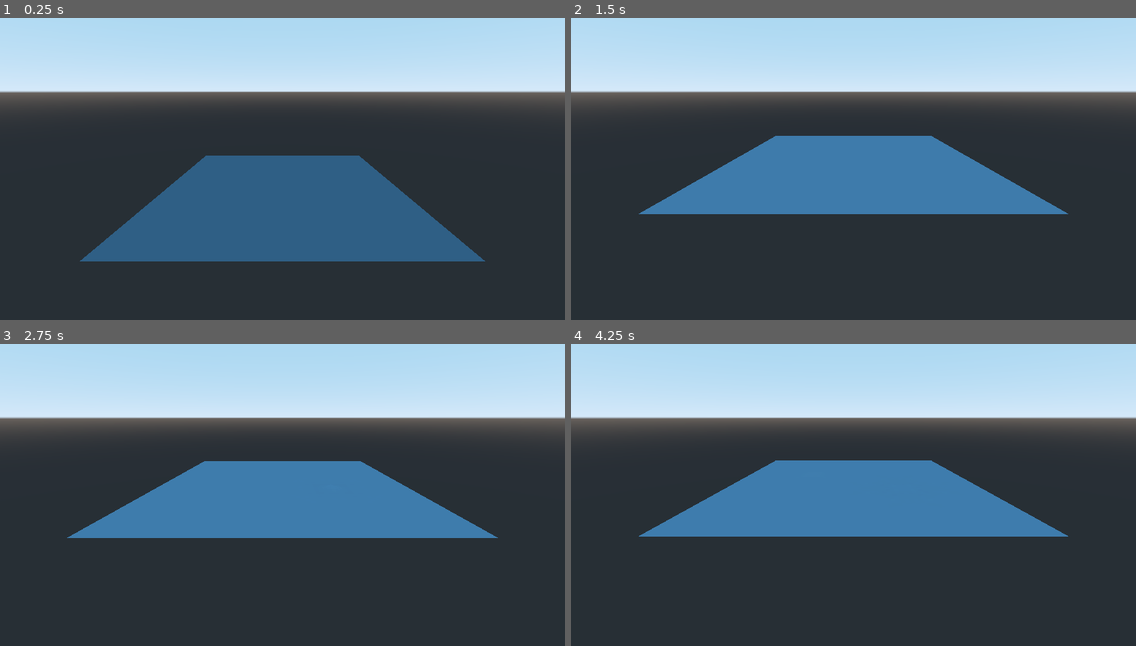
Above: before the commit, frames 1-4 (two rows, left to right).
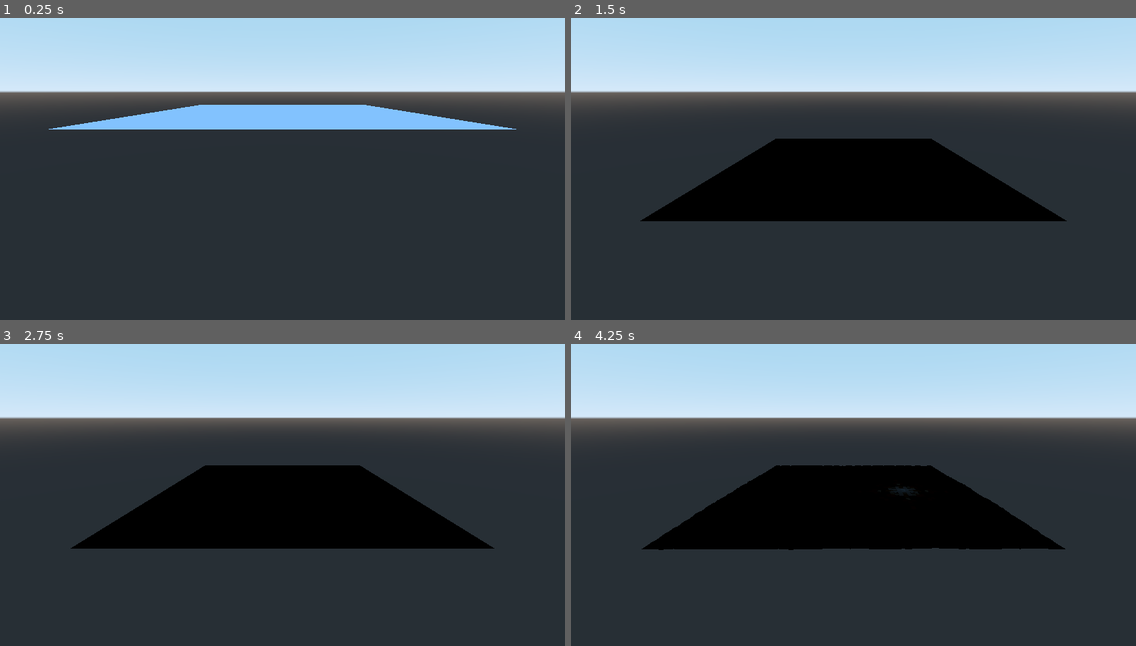
Above: after the commit, the same moments.

Repository: kb173/godot-interactive-water
Game: Godot game, scene res://TestScene.tscn
Same seed, same stepped clock (60 frames per second), same inputs: the game is played once before the commit and once after it.
Inputs:
- Up to frame 1 (0.25 s): no input
- Up to frame 2 (1.5 s): no input
- Up to frame 3 (2.75 s): no input
- Up to frame 4 (4.25 s): tap Enter at 2.75 s

The runs differ from the first frame. In frame 1, 22% of the frame differs, in the area x 8-92%, y 28-81%; in frame 2, 15%; in frame 3, 16%; in frame 4, 16%.

Commit message:
Found good values which seem watery

Diff:
--- a/PersistentShaderTexture.tscn
+++ b/PersistentShaderTexture.tscn
@@ -6,9 +6,10 @@
 [sub_resource type="ShaderMaterial" id=1]
 shader = ExtResource( 1 )
 shader_param/water_height = 0.5
-shader_param/height_damping = 0.02
-shader_param/velocity_damping = 0.02
-shader_param/spread = 0.05
+shader_param/height_damping = 0.038
+shader_param/velocity_damping = -0.076
+shader_param/spread = 0.297
+shader_param/delta_time = 0.1
 
 [node name="PersistentShaderTexture" type="Node"]
 script = ExtResource( 2 )
--- a/Water.gd
+++ b/Water.gd
@@ -19,7 +19,7 @@
 	var image_data = result.get_data()
 
 	# Set a random pixel every 100 frames for testing
-	if _frame_number % 100 == 0:
+	if _frame_number % 200 == 0:
 		print("Setting pixel")
 		image_data.lock()
 		image_data.set_pixel(randi() % 64, randi() % 64, Color(0.0, 0.0, 0.0, 0.0))
@@ -34,6 +34,6 @@
 
 	# Debug output
 	if output_debug_textures and _frame_number > first_output_frame:
-		image_data.get_data().save_png("res://debugframes/frame%s.png" % [_frame_number])
+		image_data.save_png("res://debugframes/frame%s.png" % [_frame_number])
 
 	_frame_number += 1
--- a/Water.shader
+++ b/Water.shader
@@ -8,7 +8,7 @@
 }
 
 void fragment() {
-	ALBEDO = vec3(0.2, 0.5, 0.8) * read_height(water_heights, UV);
+	ALBEDO = vec3(0.5, 0.7, 1.0) * (read_height(water_heights, UV) - 0.6) * 3.0;
 }
 
 void vertex() {
--- a/WaterUpdate.shader
+++ b/WaterUpdate.shader
@@ -3,11 +3,13 @@
 
 uniform sampler2D previous_frame;
 
-uniform float water_height = 0.5;
+uniform float water_height = 0.1;
 
 uniform float height_damping = 0.05;
 uniform float velocity_damping = 0.05;
 uniform float spread = 0.1;
+
+uniform float delta_time = 0.1;
 
 float read_height(sampler2D tex, vec2 uv) {
 	return texture(tex, uv).r + texture(tex, uv).g / 255.0;
@@ -27,13 +29,10 @@
 	float force = (height_here - water_height) * height_damping + velocity_here * velocity_damping;
 	acceleration_here = -force;
 
-	velocity_here += acceleration_here;
-	height_here += velocity_here; // TODO: Take delta time into account
-
 	// Update values based on neighbouring values
 
 	// Read more samples
-	float uv_mod = 1.0 / 64.0;
+	float uv_mod = 1.0 / float(textureSize(previous_frame, 0).x);
 
 	float height_up = read_height(previous_frame, UV + vec2(0.0, uv_mod));
 	float height_down = read_height(previous_frame, UV + vec2(0.0, -uv_mod));
@@ -48,13 +47,8 @@
 
 	float sum_delta = left_delta + right_delta + up_delta + down_delta;
 
-	velocity_here += sum_delta;
-	height_here += sum_delta;
-
-	//height_here = (height_up + height_down + height_left + height_right) / 4.0;
-
-	// Modification
-	//height_here = mix(height_here, water_height, 0.1);
+	velocity_here += sum_delta + acceleration_here;
+	height_here += velocity_here;
 
 	// Write
 	COLOR = vec4(height_here, get_encoded_remainder(height_here), velocity_here, acceleration_here);
--- a/WaterUpdateMaterial.tres
+++ b/WaterUpdateMaterial.tres
@@ -8,3 +8,4 @@
 shader_param/height_damping = 0.05
 shader_param/velocity_damping = 0.05
 shader_param/spread = 0.1
+shader_param/delta_time = 0.1
